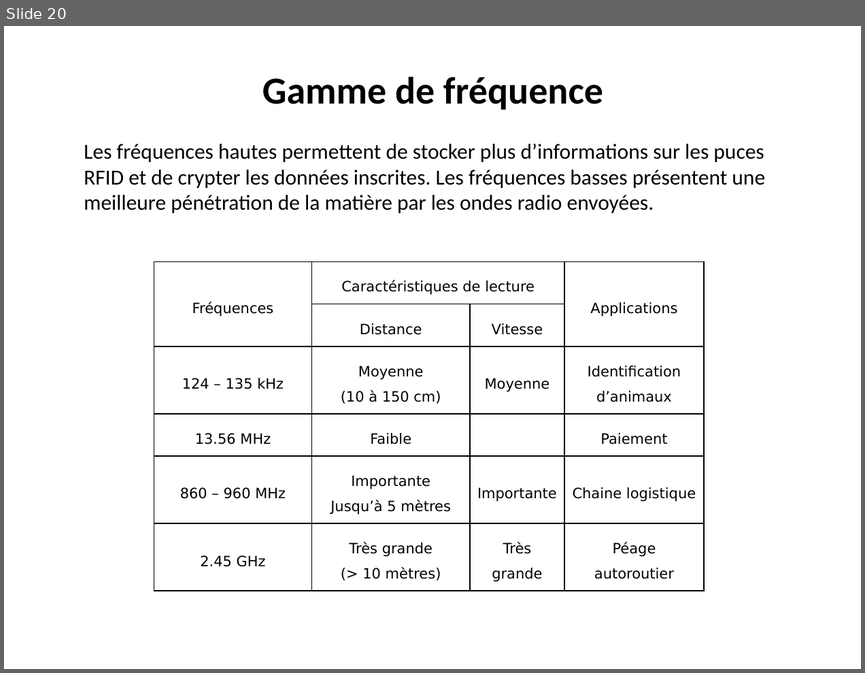
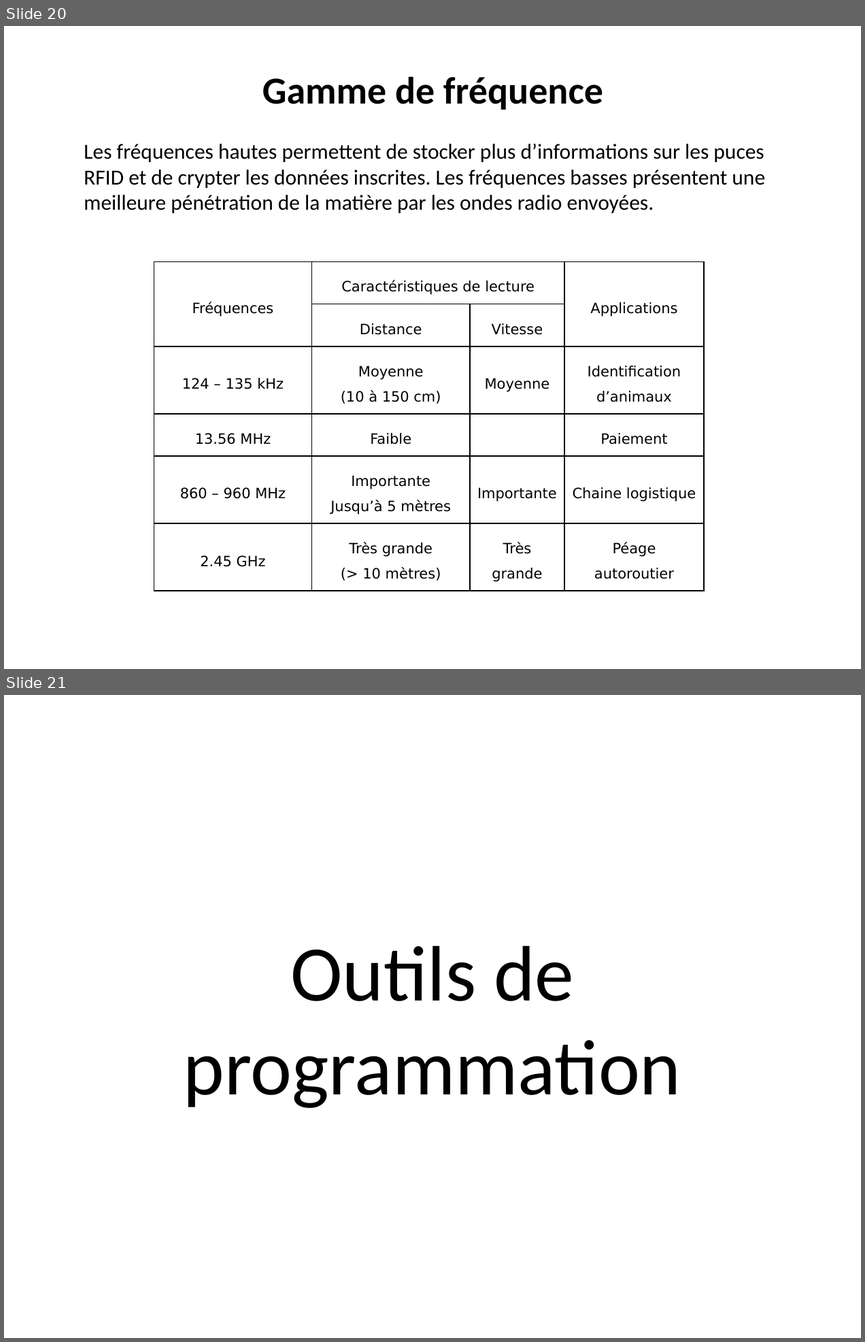
Before and after one commit to adeiry/RFID, a slide deck: RFID.pptx. Shown one above the other, each under a label of ours: slide 20 before the commit, slides 20 and 21 after it. The pictures are 865x673 and 865x1342 pixels, drawn with LibreOffice and Linux fonts; fonts in the diff are those of the drawing. Boxes give left, top, right and bottom in pixels: in the first picture for what was removed or moved away, otherwise in the second. Text is boxed around its words. In the diff, an @@ line names an element or a change of style, - is before the commit and + after.

```diff
--- a/RFID.pptx
+++ b/RFID.pptx
@@ slide 21 added at (4, 695, 861, 1338), background #FFFFFF @@
@@ title added at (184, 945, 681, 1108), 66 pt, text #000000 @@
+Outils de programmation
```
Also in this commit, not shown: 6 other slides added.
